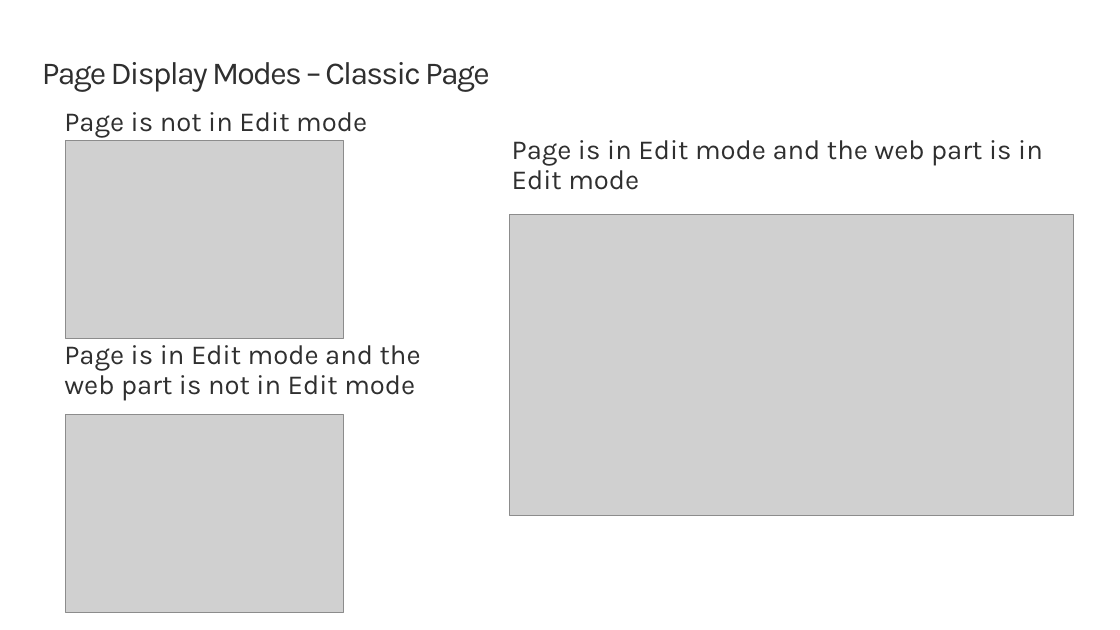
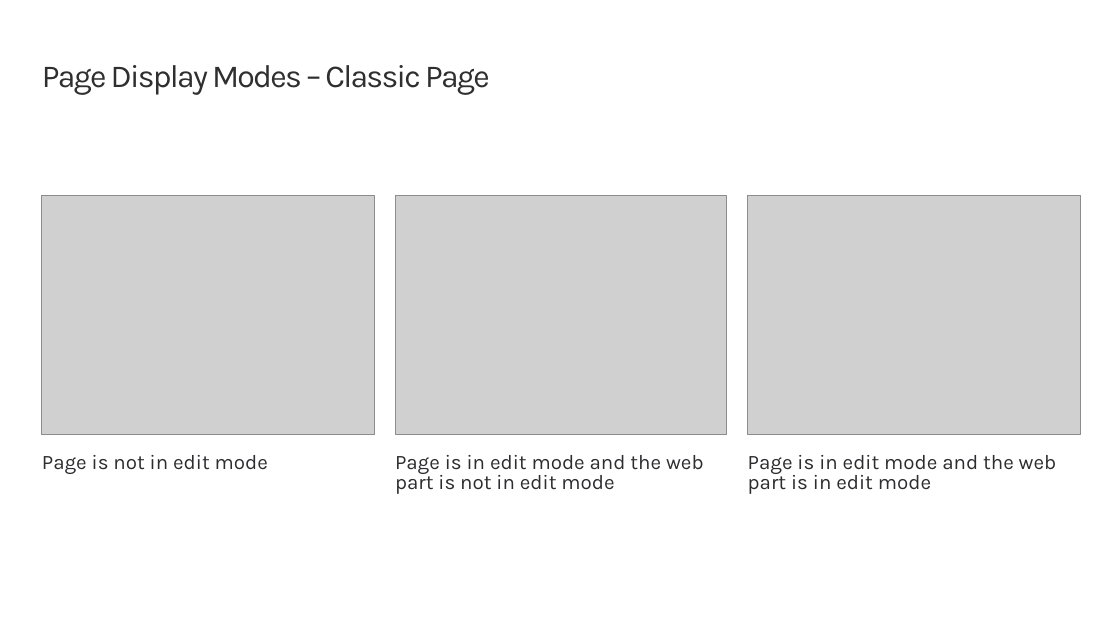
Before and after one commit to renahorton218/SharePoint-spfx-web-parts, a slide deck: slide 9 of 03-spfxapi.pptx. Drawn at 1120x630 pixels with LibreOffice and Linux fonts; fonts in the diff are those of the drawing; grey boxes stand for pictures; background and template pictures are left out. Boxes give left, top, right and bottom in pixels: in the first picture for what was removed or moved away, otherwise in the second. Text is boxed around its words. In the diff, an @@ line names an element or a change of style, - is before the commit and + after.

```diff
--- a/03-spfxapi.pptx
+++ b/03-spfxapi.pptx
@@ title "Page Display Modes – Classic ..." at (x1=42, y1=65, x2=490, y2=95): line spacing 0.9 to 32pt @@
@@ picture removed at (x1=65, y1=141, x2=343, y2=338) @@
@@ picture added at (x1=42, y1=195, x2=375, y2=434) @@
@@ picture added at (x1=395, y1=195, x2=726, y2=434) @@
@@ picture added at (x1=748, y1=195, x2=1080, y2=434) @@
@@ picture removed at (x1=510, y1=215, x2=1074, y2=516) @@
@@ picture removed at (x1=65, y1=414, x2=343, y2=612) @@
@@ text at (x1=42, y1=455, x2=268, y2=474): text changed; size 24 to 18 pt; text colour #2F2F2F to #2D2D30 @@
-Page is not in Edit mode
+Page is not in edit mode
@@ text at (x1=395, y1=455, x2=704, y2=494): text changed; size 24 to 18 pt; text colour #2F2F2F to #2D2D30 @@
-Page is in Edit mode and the web part is not in Edit mode
+Page is in edit mode and the web part is not in edit mode
@@ text at (x1=748, y1=455, x2=1057, y2=494): text changed; size 24 to 18 pt; text colour #2F2F2F to #2D2D30 @@
-Page is in Edit mode and the web part is in Edit mode
+Page is in edit mode and the web part is in edit mode
```
Also in this commit, not shown: 6 other slides changed, 42 other files.
